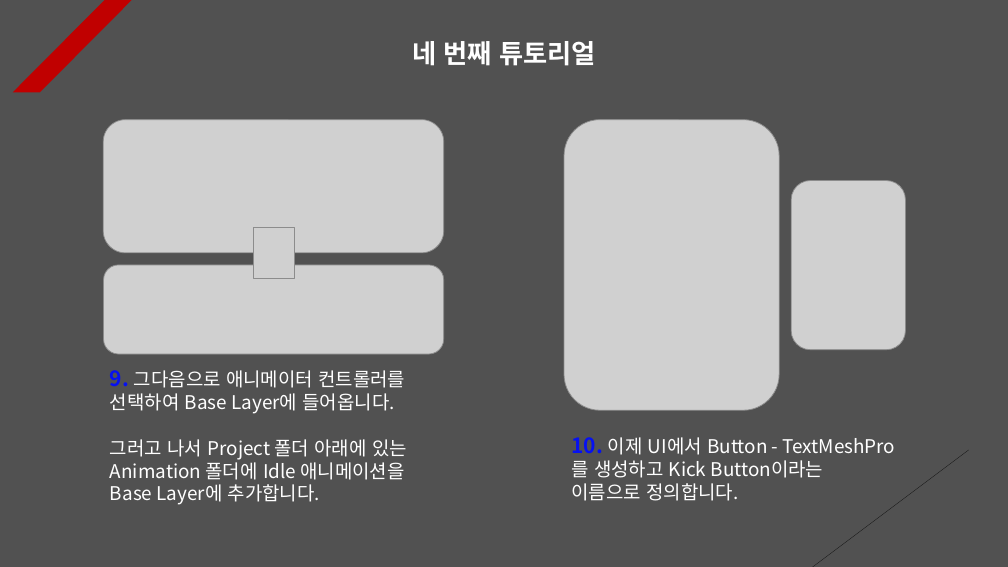
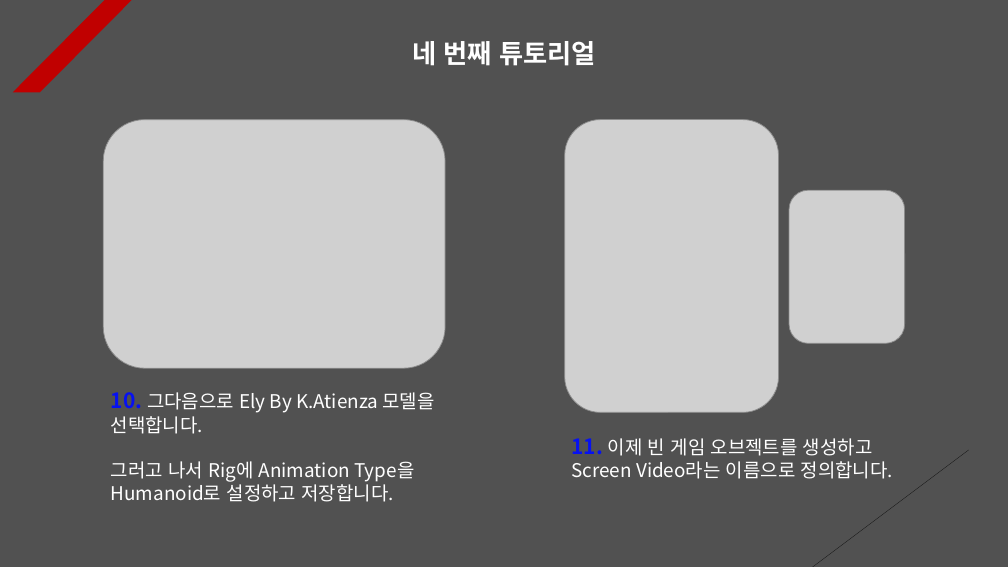
Before and after one commit to Unity2033/3D-UnityEngine, a slide deck: slide 4 of Assets/Animation Event/PPT Data/Animation Event Example.pptx. Drawn at 1008x567 pixels with LibreOffice and Linux fonts; fonts in the diff are those of the drawing; grey boxes stand for pictures. Boxes give left, top, right and bottom in pixels: in the first picture for what was removed or moved away, otherwise in the second. Text is boxed around its words. In the diff, an @@ line names an element or a change of style, - is before the commit and + after.

```diff
--- a/Assets/Animation Event/PPT Data/Animation Event Example.pptx
+++ b/Assets/Animation Event/PPT Data/Animation Event Example.pptx
@@ picture: place and size @@
-picture at box(104, 119, 444, 253)
+picture at box(104, 119, 445, 368)
@@ picture: place and size @@
-picture at box(792, 181, 906, 350)
+picture at box(789, 191, 905, 344)
@@ picture removed at box(253, 227, 295, 279) @@
@@ picture removed at box(104, 265, 444, 354) @@
@@ text at box(111, 392, 434, 502): text changed @@
-9. 그다음으로 애니메이터 컨트롤러를 선택하여 Base Layer에 들어옵니다.
-그러고 나서 Project 폴더 아래에 있는 Animation 폴더에 Idle 애니메이션을 Base Layer에 추가합니다.
+10. 그다음으로 Ely By K.Atienza 모델을 선택합니다.
+그러고 나서 Rig에 Animation Type을 Humanoid로 설정하고 저장합니다.
@@ text at box(571, 438, 893, 479): text changed @@
-10. 이제 UI에서 Button - TextMeshPro를 생성하고 Kick Button이라는 이름으로 정의합니다.
+11. 이제 빈 게임 오브젝트를 생성하고 Screen Video라는 이름으로 정의합니다.
```
Also in this commit, not shown: 9 other slides changed, 3 slides added, 2 slides removed, 24 other files.
